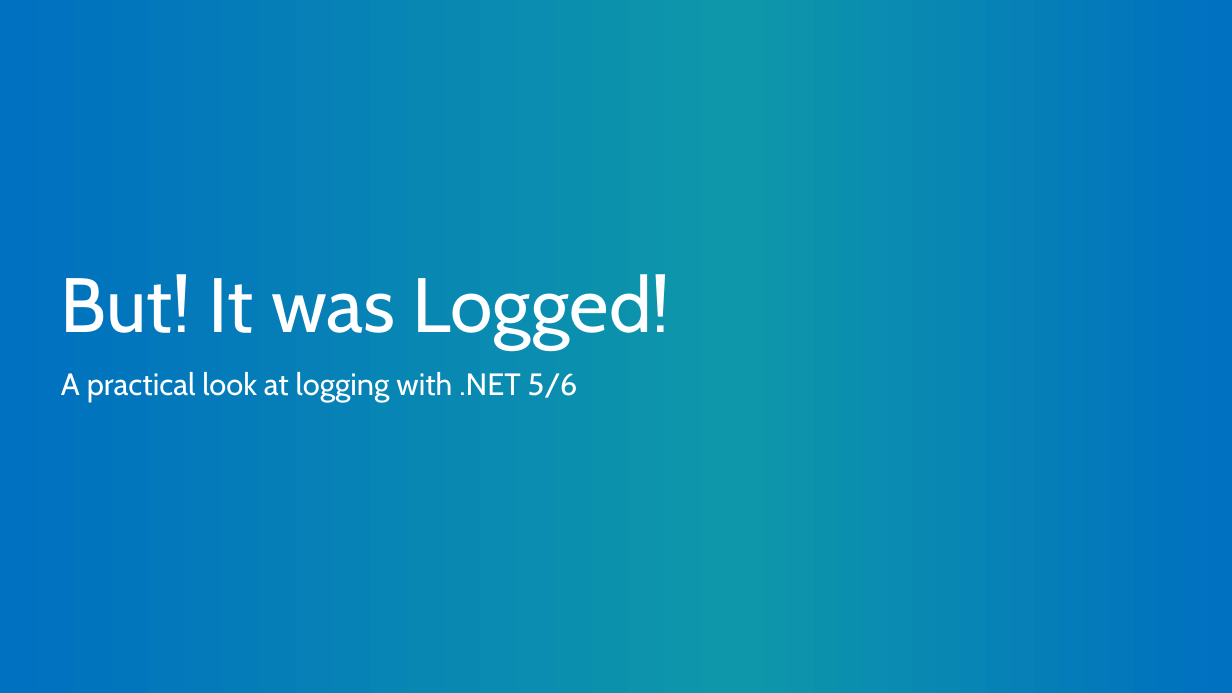
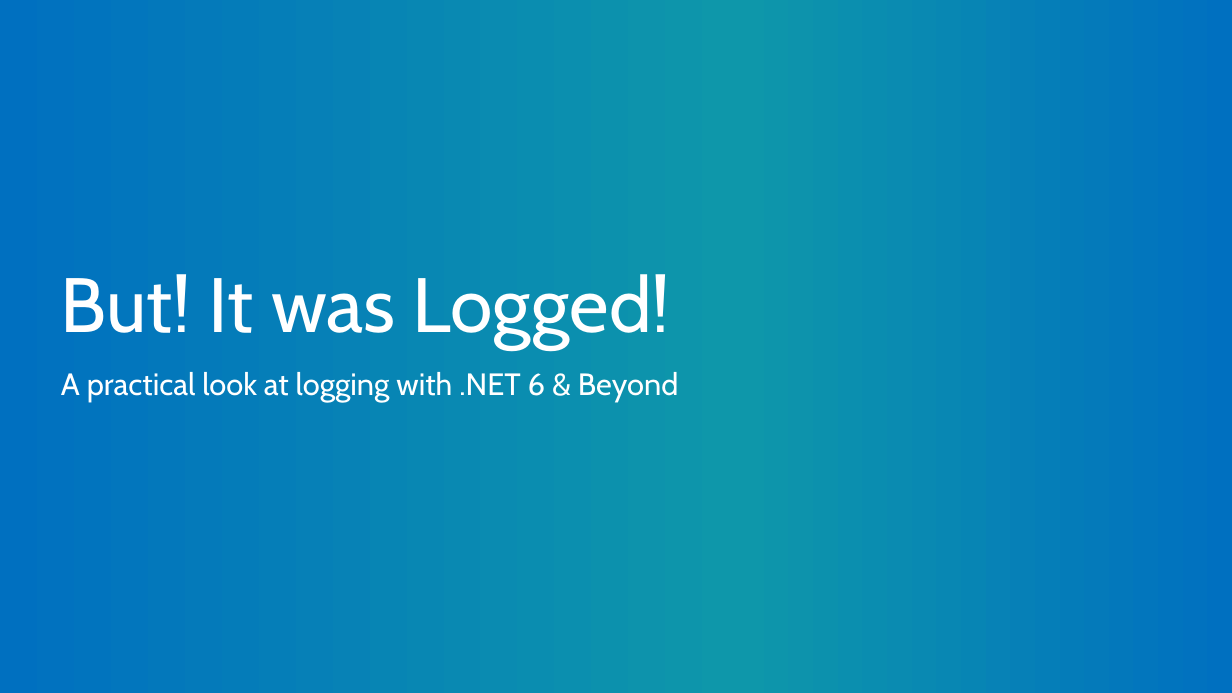
Before and after one commit to mitchelsellers/dotnetcoreloggingdemo, a slide deck: slide 1 of Presentation/But It Was Logged.pptx. Drawn at 1232x693 pixels with LibreOffice and Linux fonts; fonts in the diff are those of the drawing; background and template pictures are left out. Boxes give left, top, right and bottom in pixels: in the first picture for what was removed or moved away, otherwise in the second. Text is boxed around its words. In the diff, an @@ line names an element or a change of style, - is before the commit and + after.

```diff
--- a/Presentation/But It Was Logged.pptx
+++ b/Presentation/But It Was Logged.pptx
@@ subtitle at (x1=61, y1=372, x2=679, y2=402): text changed @@
-A practical look at logging with .NET 5/6
+A practical look at logging with .NET 6 & Beyond
```
Also in this commit, not shown: 1 other slide changed, 3 other files.
